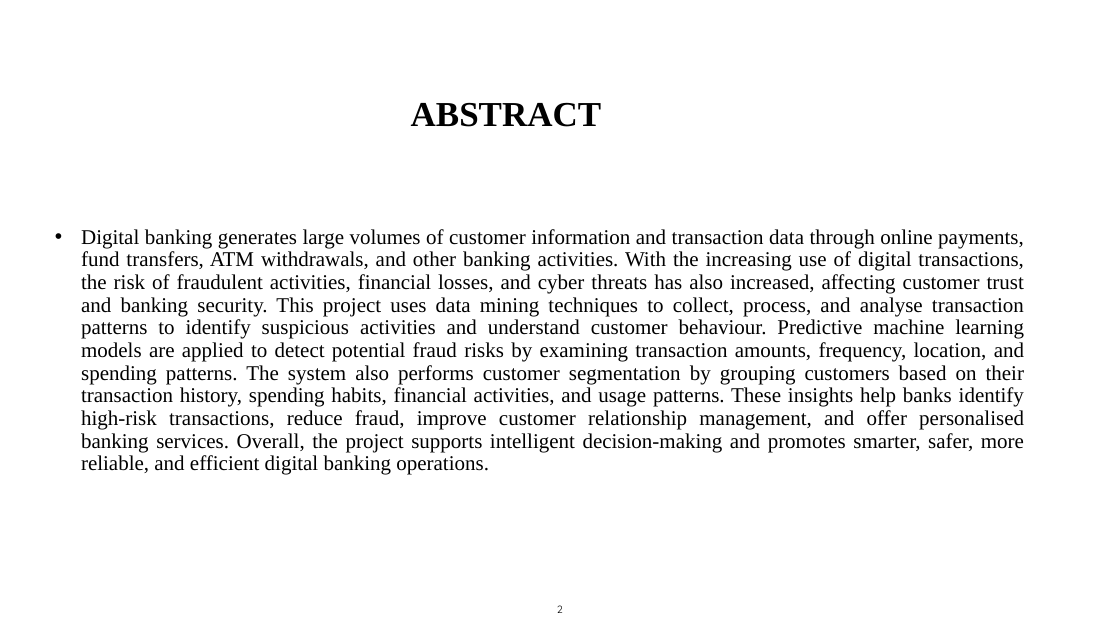
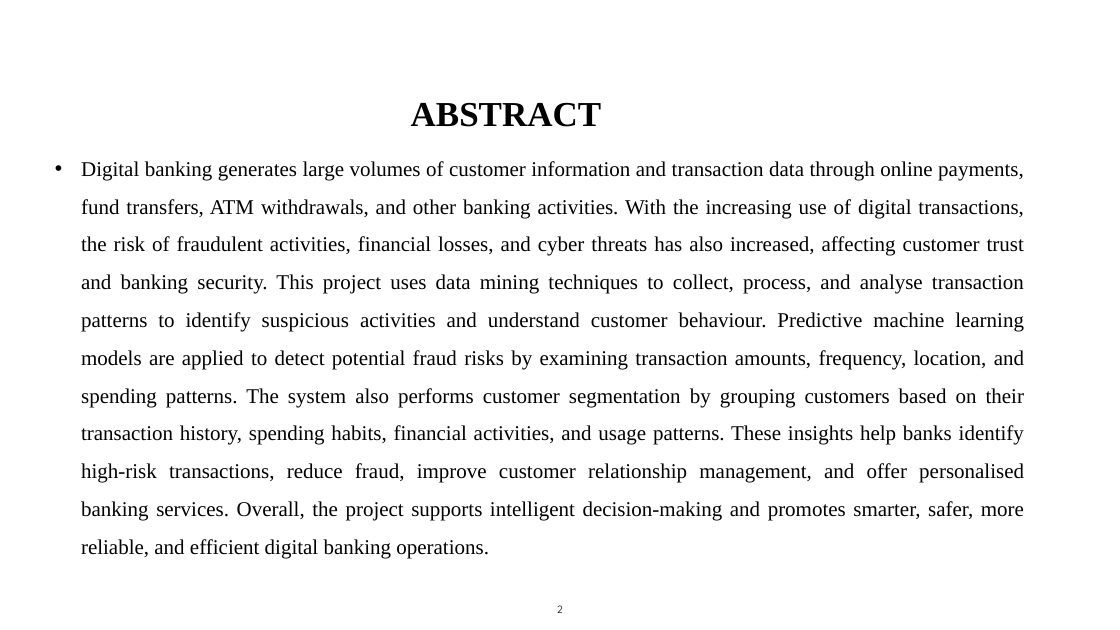
Before and after one commit to BALUV456/CSA1613-DWDM, a slide deck: slide 2 of CAPSTONE/ppt.pptx. Drawn at 1120x630 pixels with LibreOffice and Linux fonts; fonts in the diff are those of the drawing; background and template pictures are left out. Boxes give left, top, right and bottom in pixels: in the first picture for what was removed or moved away, otherwise in the second. Text is boxed around its words. In the diff, an @@ line names an element or a change of style, - is before the commit and + after.

```diff
--- a/CAPSTONE/ppt.pptx
+++ b/CAPSTONE/ppt.pptx
@@ text "Digital banking generates large volumes ..." at [81, 161, 1024, 559]: line spacing 0.9 to 1.5 @@
```
Also in this commit, not shown: 1 other slide changed, 1 slide removed.
